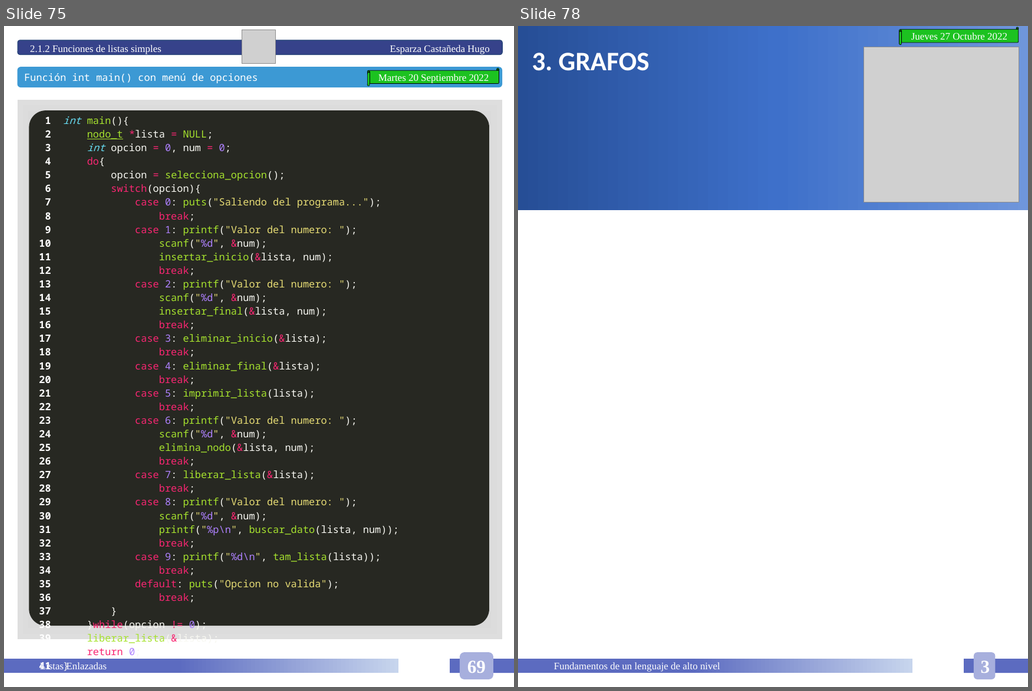
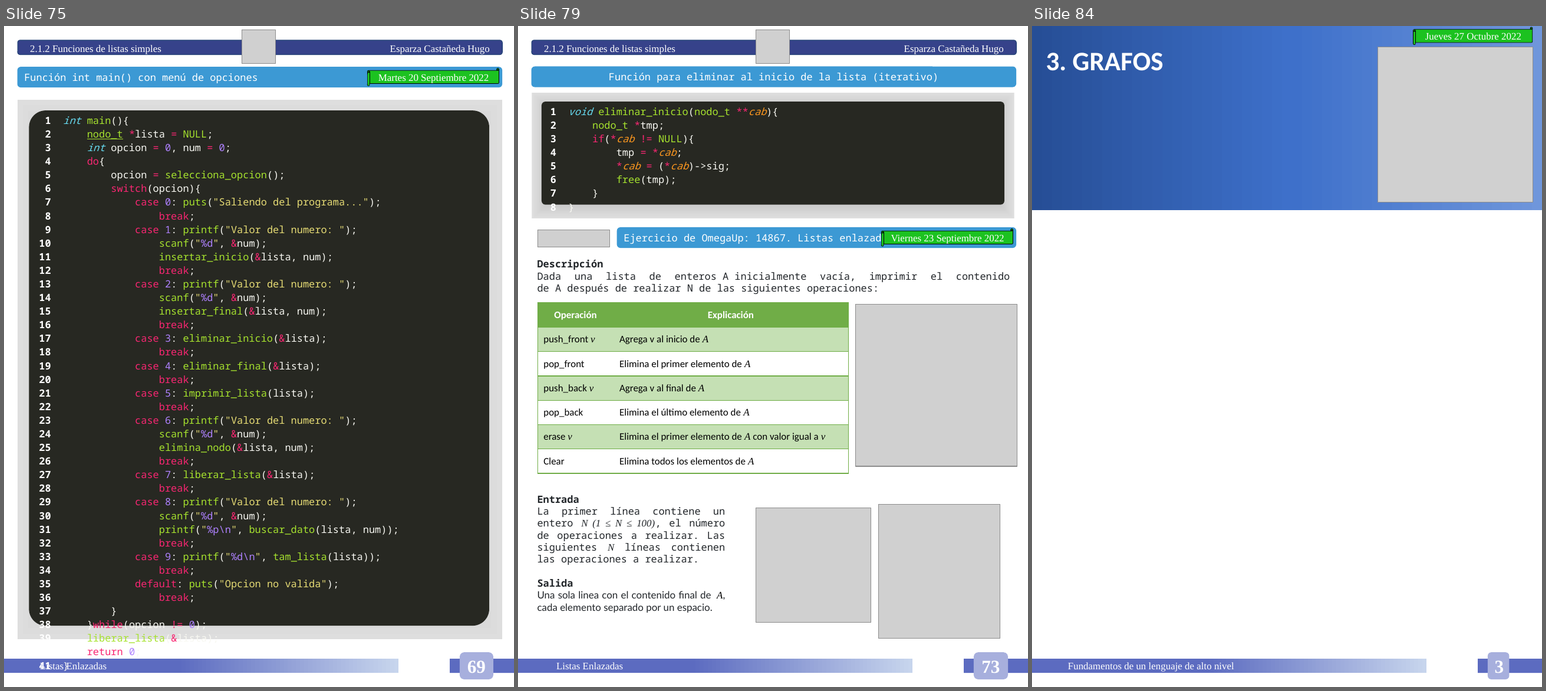
Before and after one commit to HugoEsparzaC/Libreta-Estructuras-II, a slide deck: Libreta Estructuras de Datos II.pptx. Shown side by side, each under a label of ours: slides 75 and 78 before the commit, slides 75, 79 and 84 after it; the slides between them are not shown. The pictures are 1032x691 and 1546x691 pixels, drawn with LibreOffice and Linux fonts; fonts in the diff are those of the drawing; grey boxes stand for pictures. Boxes give left, top, right and bottom in pixels: in the first picture for what was removed or moved away, otherwise in the second. Text is boxed around its words. In the diff, an @@ line names an element or a change of style, - is before the commit and + after.

```diff
--- a/Libreta Estructuras de Datos II.pptx
+++ b/Libreta Estructuras de Datos II.pptx
@@ slide 79 added at [518,26,1028,687], background #FFFFFF @@
@@ rounded rectangle added at [532,40,1017,55], fill #36428A, outline #28457A 1 pt, 12 pt, text #FFFFFF @@
+2.1.2 Funciones de listas simples Esparza Castañeda Hugo
@@ picture added at [756,30,790,63] @@
@@ rounded rectangle added at [531,66,1017,87], fill #3C99D4, 12 pt, text #FFFFFF @@
+Función para eliminar al inicio de la lista (iterativo)
@@ rectangle added at [532,93,1015,219], fill gradient #7B7B7B to #BCBCBC to #DEDEDE to #FFFFFF @@
@@ rounded rectangle added at [542,102,1004,204], fill #272822 @@
@@ table added at [542,102,1005,213], 1 rows, 2 columns @@
+1 / 2 / 3 / 4 / 5 / 6 / 7 / 8 | void eliminar_inicio(nodo_t **cab){ / nodo_t *tmp; / if(*cab != NULL){ / tmp = *cab; / *cab = (*cab)->sig; / free(tmp); / } / }
@@ picture added at [538,230,610,246] @@
@@ rounded rectangle added at [617,227,1017,248], fill #3C99D4, 12 pt, text #FFFFFF @@
+Ejercicio de OmegaUp: 14867. Listas enlazadas
@@ horizontal scroll added at [882,228,1014,245], fill #1CC220, outline #000000 0.5 pt, 12 pt, text #FFFFFF @@
+Viernes 23 Septiembre 2022
@@ text added at [537,260,917,294], 12 pt, text #212529 @@
+Descripción
+Dada una lista de enteros A inicialmente vacía, imprimir el contenido de A después de realizar N de las siguientes operaciones:
@@ table added at [538,303,849,473], 7 rows, 2 columns @@
+Operación | Explicación
+push_front v | Agrega v al inicio de A
+pop_front | Elimina el primer elemento de A
+push_back v | Agrega v al final de A
+pop_back | Elimina el último elemento de A
+erase v | Elimina el primer elemento de A con valor igual a v
+Clear | Elimina todos los elementos de A
@@ picture added at [855,304,1018,466] @@
@@ text added at [537,495,726,612], 12 pt, text #212529 @@
+Entrada
+La primer línea contiene un entero N (1 ≤ N ≤ 100), el número de operaciones a realizar. Las siguientes N líneas contienen las operaciones a realizar.
+Salida
+Una sola linea con el contenido final de A, cada elemento separado por un espacio.
@@ picture added at [756,507,871,622] @@
@@ picture added at [879,504,1001,638] @@
@@ rectangle added at [518,658,913,673], fill gradient #5C6BC0 to #C7D5ED, 12 pt, text #FFFFFF @@
+Listas Enlazadas
@@ rectangle added at [964,658,1028,673], fill #5C6BC0 @@
@@ rounded rectangle added at [973,651,1008,679], fill #A7AFDD, 22 pt, text #FFFFFF, bold @@
+73
@@ what was slide 78 is now slide 84 @@
```
Also in this commit, not shown: 1 slide changed, 5 other slides added, 1 other file.
